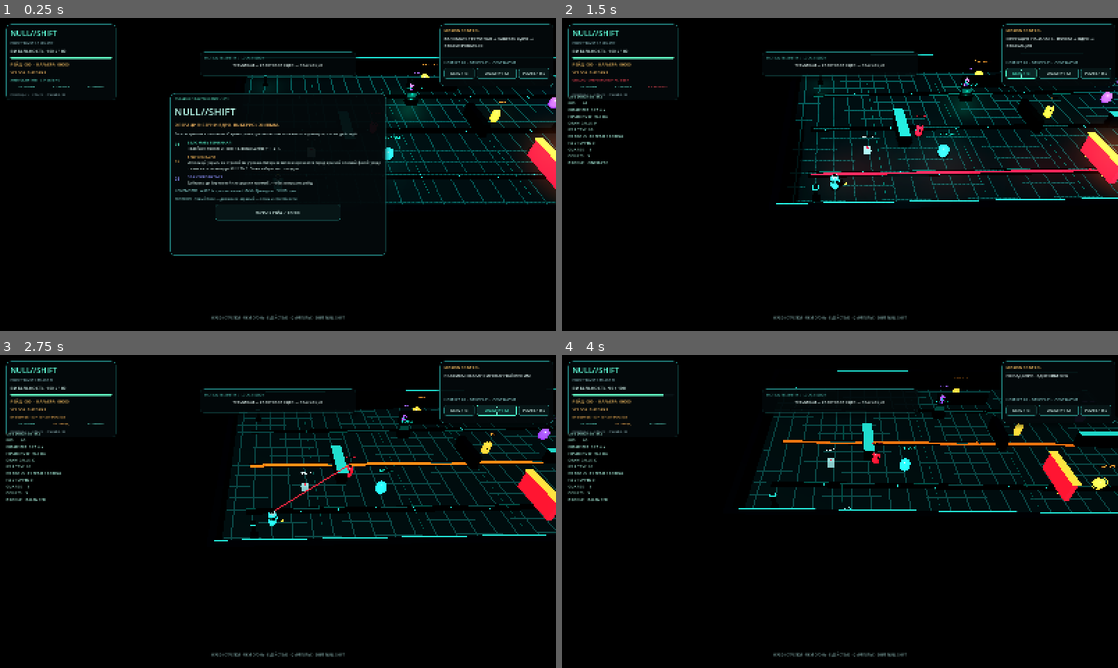
Above: before the commit, frames 1-4 (two rows, left to right).
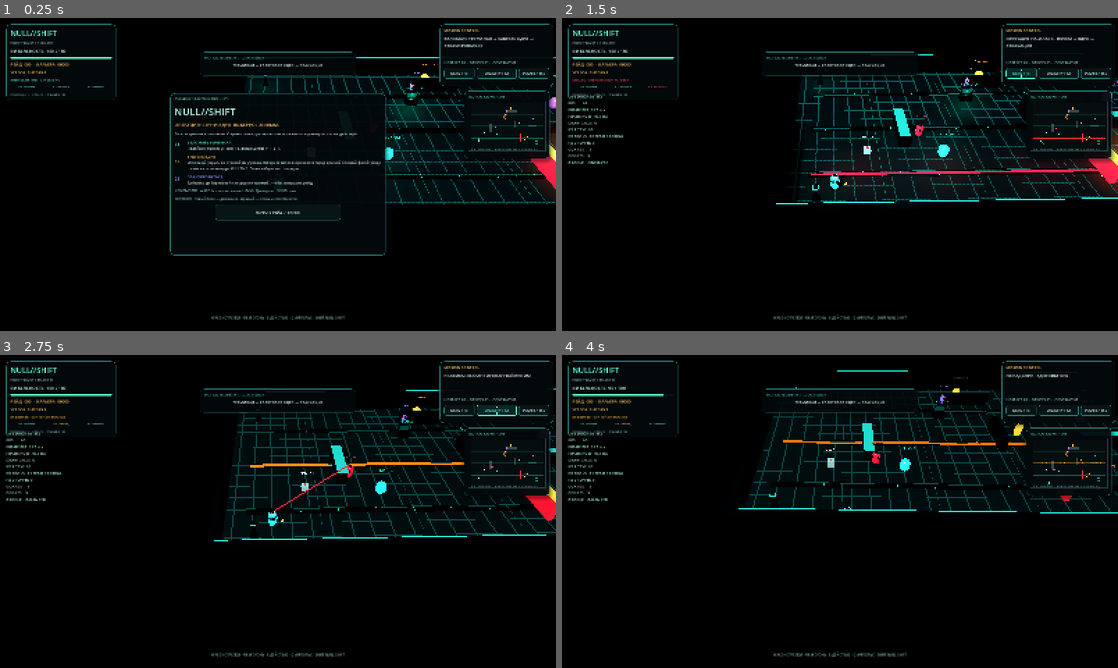
Above: after the commit, the same moments.

Repository: HADJAL001/osgard-world
Game: Godot game, scene res://scenes/main.tscn
The game is run twice, just before and just after one commit, with the same random seed, the same clock (stepped at 60 frames per second) and the same inputs.
Inputs (mouse positions are in pixels of both pictures, inside the frame that each line leads up to):
- Up to frame 1 (0.25 s): no input
- Up to frame 2 (1.5 s): click "НАЧАТЬ РЕЙД / ENTER" at 0.5 s; click "DIAG / F3" at 1.25 s
- Up to frame 3 (2.75 s): click "QUALITY / F2" at 2 s
- Up to frame 4 (4 s): tap Enter at 2.75, 2.85 s; move the mouse to (962, 495) at 2.77 s; hold Right 2.78-3.53 s; click (962, 495) at 2.92 s; tap Space at 3.02, 3.77 s; move the mouse to (728, 527) at 3.52 s; hold Down from 3.53 s (still down); tap Keypad Enter at 3.6 s; click (728, 527) at 3.67 s

The runs differ from the first frame. In frame 1, 1.1% of the frame differs, in the area x 83-100%, y 23-47%; in frame 2, 1.5%, in the area x 5-100%, y 23-47%; in frame 3, 1.4%; in frame 4, 1.4%.

Commit message:
Add live tactical radar to NULL SHIFT Godot HUD

Diff:
--- a/godot/null-shift/scripts/main.gd
+++ b/godot/null-shift/scripts/main.gd
@@ -120,6 +120,8 @@
 var mobile_modules_button: Button
 var status_panel: PanelContainer
 var objective_panel: PanelContainer
+var tactical_radar_panel: PanelContainer
+var tactical_radar_map: Control
 var mid_panel: PanelContainer
 var bottom_hint: Label
 var status_title: Label
@@ -1725,6 +1727,17 @@
 	_add_button(result_stack, "НОВЫЙ РЕЙД", _restart_game, Vector2(220.0, 46.0))
 	_add_button(result_stack, "МОДУЛИ КАРЬЕРЫ", _show_loadout_from_result, Vector2(220.0, 42.0))
 
+	tactical_radar_panel = _make_panel(hud_root, Control.PRESET_TOP_RIGHT, Rect2(-264.0, 210.0, 246.0, 194.0))
+	var radar_stack: VBoxContainer = _panel_stack(tactical_radar_panel)
+	_label(radar_stack, "TACTICAL RADAR  /  LIVE", 9, Color(0.38, 1.0, 0.86))
+	tactical_radar_map = Control.new()
+	tactical_radar_map.name = "TacticalRadarMap"
+	tactical_radar_map.custom_minimum_size = Vector2(220.0, 142.0)
+	tactical_radar_map.mouse_filter = Control.MOUSE_FILTER_IGNORE
+	tactical_radar_map.set_script(load("res://scripts/tactical_radar.gd"))
+	tactical_radar_map.call("configure", self)
+	radar_stack.add_child(tactical_radar_map)
+
 	_create_mobile_controls(hud_root)
 	impact_overlay = ColorRect.new()
 	impact_overlay.name = "CinematicImpactOverlay"
@@ -1988,6 +2001,8 @@
 	var width: float = viewport_size.x
 	var compact: bool = width < 880.0 or touch_device
 	mobile_controls_visible = compact
+	if is_instance_valid(tactical_radar_panel):
+		tactical_radar_panel.visible = not compact
 	touch_assisted_aim = touch_device
 	if is_instance_valid(briefing_panel):
 		var panel_width: float = maxf(280.0, minf(620.0, viewport_size.x - 24.0))
--- /dev/null
+++ b/godot/null-shift/scripts/tactical_radar.gd
@@ -0,0 +1,166 @@
+extends Control
+
+const WORLD_MIN_X := -24.5
+const WORLD_MAX_X := 24.5
+const WORLD_MIN_Z := -15.5
+const WORLD_MAX_Z := 15.5
+
+var game_root: Node
+var redraw_clock := 0.0
+
+func configure(root: Node) -> void:
+	game_root = root
+	mouse_filter = Control.MOUSE_FILTER_IGNORE
+	queue_redraw()
+
+func _process(delta: float) -> void:
+	redraw_clock += maxf(delta, 0.0)
+	if redraw_clock >= 0.12:
+		redraw_clock = fmod(redraw_clock, 0.12)
+		if is_visible_in_tree():
+			queue_redraw()
+
+func world_to_radar(world_position: Vector3, area: Rect2) -> Vector2:
+	var x_ratio: float = clampf((world_position.x - WORLD_MIN_X) / (WORLD_MAX_X - WORLD_MIN_X), 0.0, 1.0)
+	var z_ratio: float = clampf((world_position.z - WORLD_MIN_Z) / (WORLD_MAX_Z - WORLD_MIN_Z), 0.0, 1.0)
+	return area.position + Vector2(x_ratio, z_ratio) * area.size
+
+func state_color(state: String) -> Color:
+	match state:
+		"active":
+			return Color(1.0, 0.16, 0.24, 0.88)
+		"warning":
+			return Color(1.0, 0.65, 0.24, 0.82)
+		_:
+			return Color(0.12, 0.84, 0.72, 0.36)
+
+func _draw() -> void:
+	if not is_instance_valid(game_root):
+		return
+	var bounds := Rect2(Vector2.ZERO, size)
+	draw_rect(bounds, Color(0.018, 0.035, 0.041, 0.98), true)
+	draw_rect(bounds, Color(0.16, 0.45, 0.45, 0.50), false, 1.0, true)
+	var plot := Rect2(Vector2(7.0, 5.0), Vector2(maxf(1.0, size.x - 14.0), maxf(1.0, size.y - 10.0)))
+	draw_rect(plot, Color(0.022, 0.052, 0.058, 0.98), true)
+	for step in range(1, 4):
+		var grid_x: float = plot.position.x + plot.size.x * float(step) / 4.0
+		var grid_y: float = plot.position.y + plot.size.y * float(step) / 4.0
+		draw_line(Vector2(grid_x, plot.position.y), Vector2(grid_x, plot.end.y), Color(0.22, 0.47, 0.46, 0.20), 1.0, true)
+		draw_line(Vector2(plot.position.x, grid_y), Vector2(plot.end.x, grid_y), Color(0.22, 0.47, 0.46, 0.20), 1.0, true)
+
+	# Procedural map uses the same world coordinates as the gameplay physics scene.
+	_draw_world_box(plot, Vector3(-11.0, 0.0, 1.0), 1.45, 5.9, Color(0.19, 0.31, 0.34, 0.94))
+	_draw_world_box(plot, Vector3(3.0, 0.0, -10.2), 7.3, 1.15, Color(0.19, 0.31, 0.34, 0.94))
+	_draw_world_box(plot, Vector3(5.4, 0.0, -1.1), 1.1, 5.2, Color(0.19, 0.31, 0.34, 0.94))
+	_draw_world_box(plot, Vector3(17.3, 0.0, 0.0), 5.4, 1.15, Color(0.19, 0.31, 0.34, 0.94))
+
+	var lane_values: Variant = game_root.get("phase_lanes")
+	if lane_values is Array:
+		for lane_variant: Variant in lane_values:
+			if not (lane_variant is Dictionary):
+				continue
+			var lane: Dictionary = lane_variant
+			var lane_z: float = float(lane.get("z", 0.0))
+			var lane_state: String = str(lane.get("state", "safe"))
+			var lane_color: Color = state_color(lane_state)
+			var lane_y: float = world_to_radar(Vector3(0.0, 0.0, lane_z), plot).y
+			draw_line(Vector2(plot.position.x, lane_y), Vector2(plot.end.x, lane_y), lane_color, 3.0 if lane_state == "active" else 1.7, true)
+			if lane_state == "warning":
+				for mark in range(16):
+					var stripe_x: float = plot.position.x + plot.size.x * float(mark) / 16.0
+					draw_line(Vector2(stripe_x, lane_y - 1.5), Vector2(stripe_x + 2.0, lane_y + 1.5), Color(1.0, 0.7, 0.28, 0.68), 1.0, true)
+
+	var gate: Node3D = game_root.get("security_gate") as Node3D
+	if is_instance_valid(gate) and gate.visible:
+		_draw_world_box(plot, gate.global_position, 0.85, 5.8, Color(1.0, 0.20, 0.26, 0.94))
+
+	var device_values: Variant = game_root.get("devices")
+	if device_values is Array:
+		for device_variant: Variant in device_values:
+			if not (device_variant is Dictionary):
+				continue
+			var device: Dictionary = device_variant
+			if bool(device.get("destroyed", false)):
+				continue
+			var device_node: Node3D = device.get("node") as Node3D
+			if not is_instance_valid(device_node):
+				continue
+			var device_color := Color(0.25, 0.96, 0.82)
+			match str(device.get("kind", "")):
+				"CELL":
+					device_color = Color(1.0, 0.72, 0.30)
+				"ANCHOR":
+					device_color = Color(0.70, 0.49, 1.0)
+			var device_point: Vector2 = world_to_radar(device_node.global_position, plot)
+			draw_circle(device_point, 3.4, Color(0.015, 0.035, 0.041, 0.95), true)
+			draw_circle(device_point, 2.3, device_color, true)
+
+	var guards_value: Variant = game_root.get("guards")
+	if guards_value is Array:
+		for guard_variant: Variant in guards_value:
+			if not (guard_variant is Dictionary):
+				continue
+			var guard: Dictionary = guard_variant
+			var guard_node: Node3D = guard.get("node") as Node3D
+			if not is_instance_valid(guard_node):
+				continue
+			var role: String = str(guard.get("role", "RANGER"))
+			var guard_color := Color(1.0, 0.30, 0.37)
+			if role == "STALKER":
+				guard_color = Color(0.78, 0.43, 1.0)
+			elif role == "HEAVY":
+				guard_color = Color(1.0, 0.67, 0.31)
+			elif role == "WARDEN":
+				guard_color = Color(1.0, 0.85, 0.43)
+			var guard_point: Vector2 = world_to_radar(guard_node.global_position, plot)
+			draw_circle(guard_point, 3.7 if role == "WARDEN" else 2.8, guard_color, true)
+			if role == "WARDEN":
+				draw_arc(guard_point, 5.3, 0.0, TAU, 24, Color(1.0, 0.84, 0.43, 0.78), 1.0, true)
+
+	var terminal_node: Node3D = game_root.get("terminal") as Node3D
+	if is_instance_valid(terminal_node) and not bool(game_root.get("terminal_unlocked")):
+		_draw_objective(plot, terminal_node.global_position, Color(1.0, 0.70, 0.30), "T")
+	var core_node: Node3D = game_root.get("quantum_core") as Node3D
+	if is_instance_valid(core_node) and not bool(game_root.get("core_secured")):
+		_draw_objective(plot, core_node.global_position, Color(1.0, 0.78, 0.34), "C")
+	var extraction_node: Node3D = game_root.get("extraction") as Node3D
+	if is_instance_valid(extraction_node):
+		var extraction_color := Color(0.14, 0.96, 0.82) if bool(game_root.get("core_secured")) else Color(0.14, 0.57, 0.56)
+		var extraction_point: Vector2 = world_to_radar(extraction_node.global_position, plot)
+		draw_arc(extraction_point, 4.2, 0.0, TAU, 24, extraction_color, 1.4, true)
+		draw_circle(extraction_point, 1.5, extraction_color, true)
+	var medkit_node: Node3D = game_root.get("medkit") as Node3D
+	if is_instance_valid(medkit_node) and not bool(game_root.get("medkit_used")):
+		var medkit_point: Vector2 = world_to_radar(medkit_node.global_position, plot)
+		draw_rect(Rect2(medkit_point - Vector2(2.5, 2.5), Vector2(5.0, 5.0)), Color(0.85, 0.98, 0.93), true)
+
+	var player_node: Node3D = game_root.get("player") as Node3D
+	if is_instance_valid(player_node):
+		var player_point: Vector2 = world_to_radar(player_node.global_position, plot)
+		var scan_angle: float = float(game_root.get("scene_clock")) * 0.55
+		draw_line(player_point, player_point + Vector2(cos(scan_angle), sin(scan_angle)) * 11.0, Color(0.22, 0.99, 0.80, 0.45), 1.0, true)
+		draw_circle(player_point, 5.0, Color(0.012, 0.035, 0.041, 0.96), true)
+		draw_circle(player_point, 3.0, Color(0.31, 1.0, 0.84), true)
+		var aim_value: Variant = game_root.get("player_aim")
+		if aim_value is Vector3:
+			var aim: Vector3 = aim_value
+			var aim_flat := Vector2(aim.x, aim.z)
+			if aim_flat.length_squared() > 0.01:
+				draw_line(player_point, player_point + aim_flat.normalized() * 8.0, Color(0.80, 1.0, 0.94, 0.9), 1.0, true)
+
+	var font: Font = get_theme_default_font()
+	if font != null:
+		draw_string(font, Vector2(8.0, size.y - 2.0), "N ↑   OPERATOR   /   AMBER: OBJECTIVE   /   RED: HOSTILE", HORIZONTAL_ALIGNMENT_LEFT, size.x - 14.0, 7, Color(0.48, 0.73, 0.72, 0.9))
+
+func _draw_objective(plot: Rect2, world_position: Vector3, tint: Color, glyph: String) -> void:
+	var point: Vector2 = world_to_radar(world_position, plot)
+	draw_circle(point, 5.0, Color(0.018, 0.035, 0.041, 0.96), true)
+	draw_arc(point, 5.8, 0.0, TAU, 24, tint, 1.2, true)
+	var font: Font = get_theme_default_font()
+	if font != null:
+		draw_string(font, point + Vector2(-2.5, 2.5), glyph, HORIZONTAL_ALIGNMENT_LEFT, 7.0, 7, tint)
+
+func _draw_world_box(plot: Rect2, world_center: Vector3, world_width: float, world_depth: float, tint: Color) -> void:
+	var north_west: Vector2 = world_to_radar(Vector3(world_center.x - world_width * 0.5, 0.0, world_center.z - world_depth * 0.5), plot)
+	var south_east: Vector2 = world_to_radar(Vector3(world_center.x + world_width * 0.5, 0.0, world_center.z + world_depth * 0.5), plot)
+	draw_rect(Rect2(north_west, south_east - north_west), tint, true)
--- a/godot/null-shift/tests/runtime_smoke.gd
+++ b/godot/null-shift/tests/runtime_smoke.gd
@@ -32,6 +32,28 @@
 	if not _expect(not game.briefing_visible and not game.paused_game and bool(game.career.get_value("settings", "briefing_seen", false)), "dismissing briefing must resume gameplay and persist completion"):
 		return
 	game.sound_enabled = false
+
+	print("RUNTIME_STAGE: tactical radar mapping and live entity feed")
+	if not _expect(is_instance_valid(game.tactical_radar_panel) and is_instance_valid(game.tactical_radar_map), "tactical radar panel and drawing canvas must instantiate"):
+		return
+	var radar_map: Control = game.tactical_radar_map
+	if not _expect(radar_map.get_script() != null and radar_map.get_script().resource_path.ends_with("tactical_radar.gd"), "radar must use engine-backed GDScript"):
+		return
+	var radar_area := Rect2(Vector2(8.0, 6.0), Vector2(200.0, 100.0))
+	var radar_nw: Vector2 = radar_map.call("world_to_radar", Vector3(-24.5, 0.0, -15.5), radar_area)
+	var radar_se: Vector2 = radar_map.call("world_to_radar", Vector3(24.5, 0.0, 15.5), radar_area)
+	if not _expect(radar_nw.is_equal_approx(radar_area.position) and radar_se.is_equal_approx(radar_area.position + radar_area.size), "radar projection must map arena bounds to exact display bounds"):
+		return
+	var radar_clamped: Vector2 = radar_map.call("world_to_radar", Vector3(900.0, 0.0, -900.0), radar_area)
+	if not _expect(radar_clamped.x <= radar_area.end.x and radar_clamped.y >= radar_area.position.y, "radar markers must stay within the map rectangle"):
+		return
+	var active_color: Color = radar_map.call("state_color", "active")
+	var warning_color: Color = radar_map.call("state_color", "warning")
+	if not _expect(active_color.r > active_color.g and warning_color.r > warning_color.g, "radar hazard states must use critical/warning colors"):
+		return
+	if not _expect(game.devices.size() == 3 and game.guards.size() >= 3, "radar must receive live combatants and destructible devices"):
+		return
+	radar_map.queue_redraw()
 
 	print("RUNTIME_STAGE: phase-conduit warning, hazard and dodge")
 	if not _expect(game.phase_lanes.size() == 3 and is_instance_valid(game.hazard_status_label), "three timed energy lanes and a HUD status label must instantiate"):
Not shown, changed: docs/04_NULL_SHIFT_GAME_DESIGN.md
Not shown, changed: godot/null-shift/README.md
Not shown, changed: scripts/null-shift-godot-smoke.mjs
